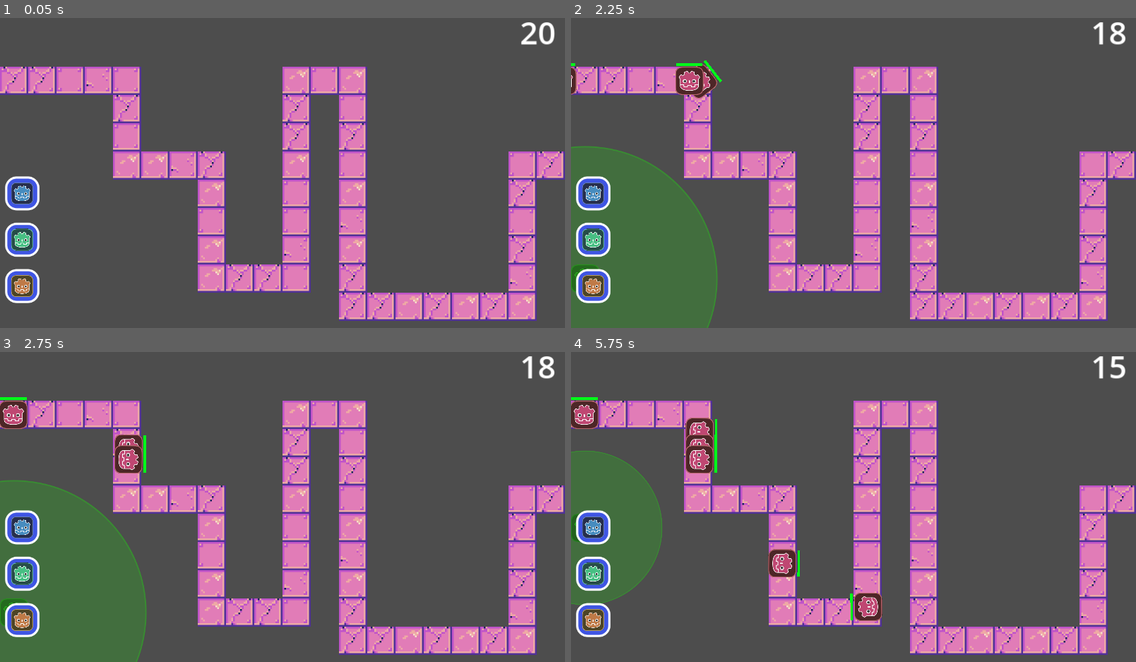
Above: before the commit, frames 1-4 (two rows, left to right).
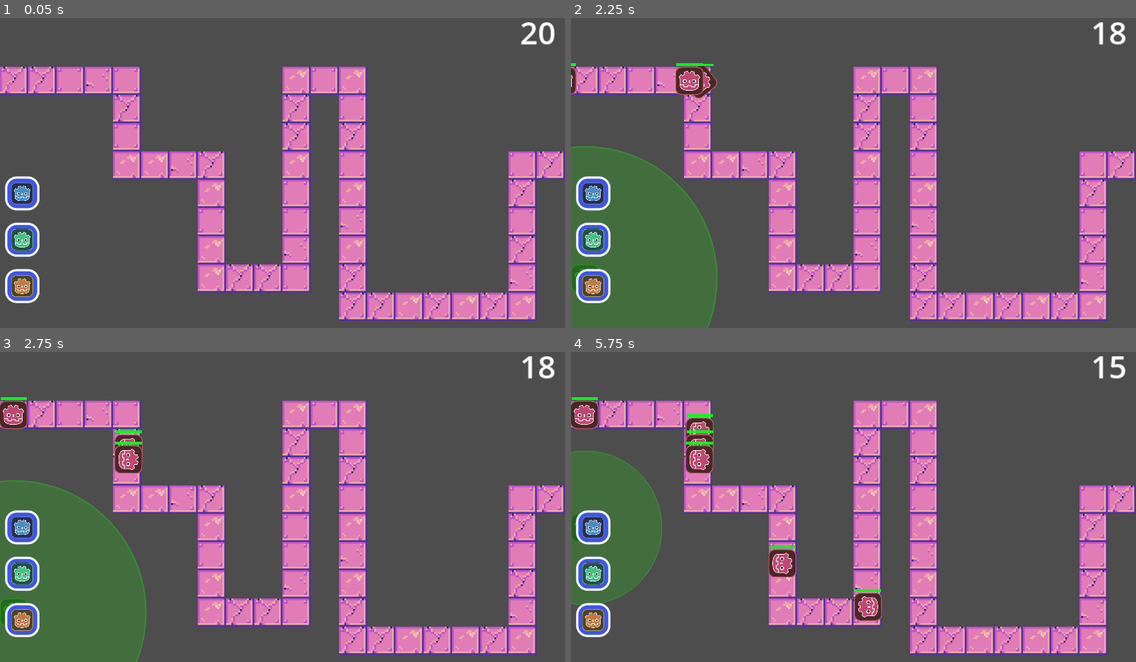
Above: after the commit, the same moments.

Repository: Galitie/20-sec-game-jam
Game: Godot game, scene res://Prototype/main.tscn
Two runs of this game, one before a commit and one after it. Both use one fixed random seed, a clock stepped at 60 frames per second and the inputs below.
Inputs (mouse positions are in pixels of both pictures, inside the frame that each line leads up to):
- Up to frame 1 (0.05 s): no input
- Up to frame 2 (2.25 s): click (593, 194) at 0.5 s; click (593, 241) at 1.25 s; click (593, 284) at 2 s
- Up to frame 3 (2.75 s): no input
- Up to frame 4 (5.75 s): click (593, 528) at 2.75 s; click (593, 575) at 3.5 s; click (593, 618) at 4.25 s; click (593, 528) at 5 s

Frame 1 is identical in both runs. In frame 2, less than 0.1% of the frame differs, in the area x 0-27%, y 13-21%; in frame 3, 0.1%; in frame 4, 0.4%, in the area x 0-55%, y 14-87%.

Commit message:
healthbars stay on top of sprite

Diff:
--- a/Scenes/Enemies/EnemyLogic.gd
+++ b/Scenes/Enemies/EnemyLogic.gd
@@ -9,12 +9,14 @@
 func _ready():
 	health_bar.max_value = hp
 	health_bar.value = hp
+	health_bar.set_as_top_level(true)
 
 func _physics_process(delta):
 	move(delta)
 
 func move(delta):
 	set_progress(get_progress() + enemy_speed * delta)
+	health_bar.position = position - Vector2(32,40)
 
 
 func on_hit(damage):
